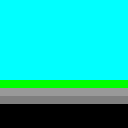
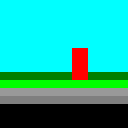
Layers edited between the first and the second 128×128 image:
painted on "Arrière-plan" over [0, 48, 128, 80]
